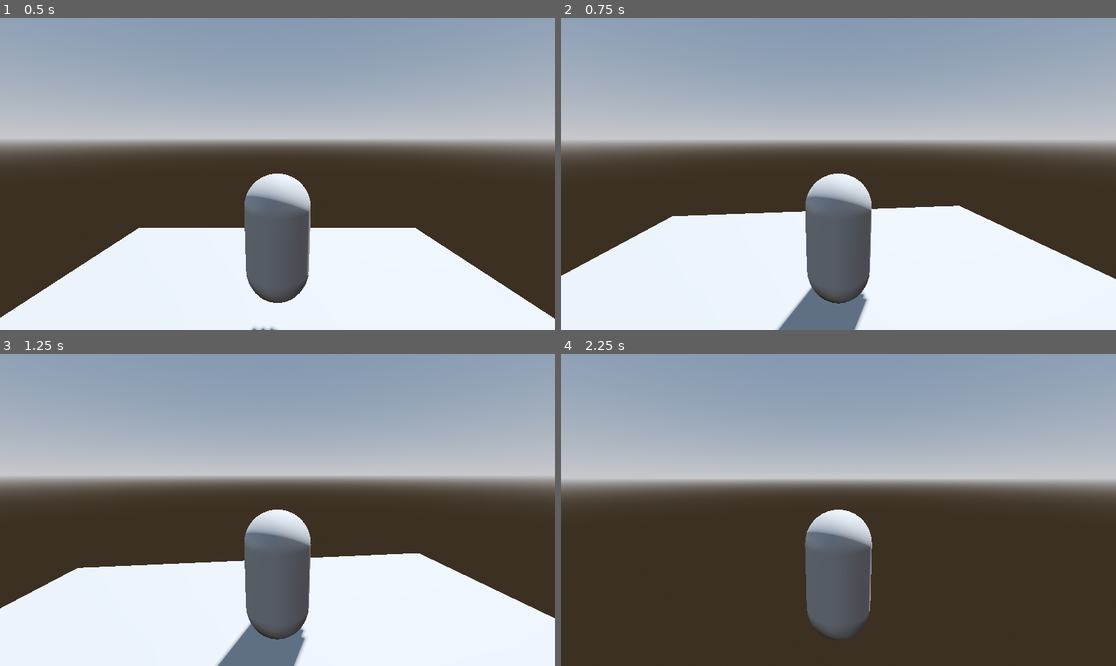
Above: before the commit, frames 1-4 (two rows, left to right).
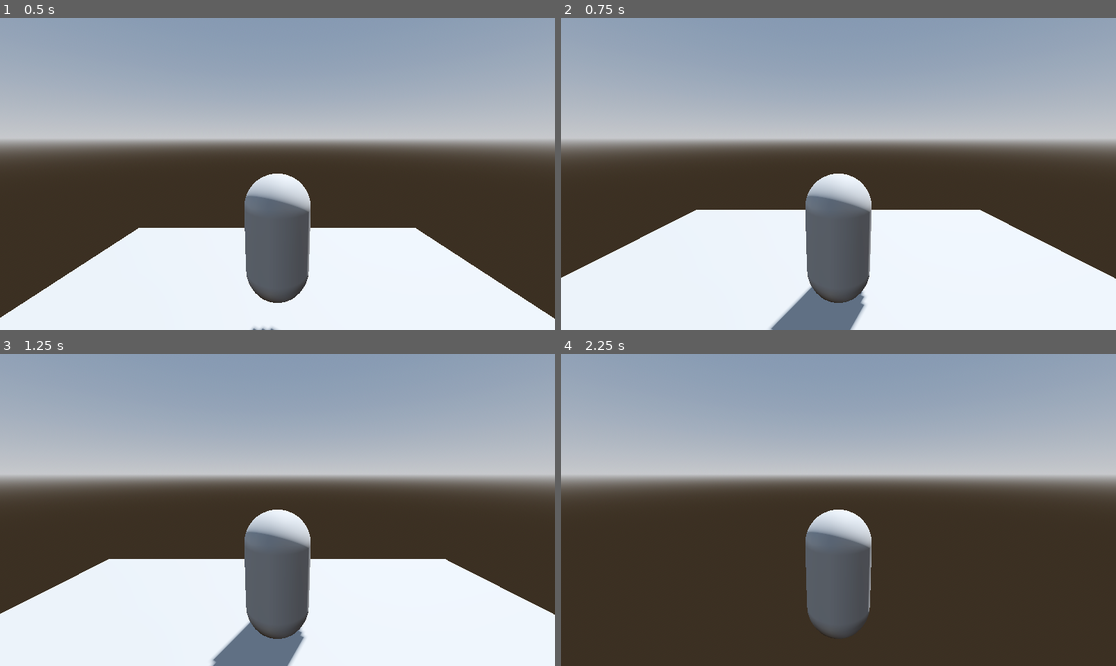
Above: after the commit, the same moments.

Repository: UncleJohnKun/who-am-i-
Game: Godot game, scene res://main.tscn
Same seed, same stepped clock (60 frames per second), same inputs: the game is played once before the commit and once after it.
Inputs (mouse positions are in pixels of both pictures, inside the frame that each line leads up to):
- Up to frame 1 (0.5 s): no input
- Up to frame 2 (0.75 s): move the mouse to (866, 174) at 0.52 s; hold W (move_forward) from 0.53 s (still down)
- Up to frame 3 (1.25 s): keep holding W (move_forward)
- Up to frame 4 (2.25 s): keep holding W (move_forward); move the mouse to (810, 510) at 1.27 s; move the mouse to (849, 503) at 2.02 s

Frame 1 is identical in both runs. In frame 2, 1.3% of the frame differs, in the area x 0-100%, y 52-100%; in frame 3, 1.7%; in frame 4, 3.7%, in the area x 0-100%, y 38-92%.

Commit message:
change camera movement

Diff:
--- a/player.gd
+++ b/player.gd
@@ -6,12 +6,9 @@
 @onready var twist_pivot := $TwistPivot
 @onready var pitch_pivot := $TwistPivot/PitchPivot
 
-# Called when the node enters the scene tree for the first time.
 func _ready() -> void:
-	Input.set_mouse_mode(Input.MOUSE_MODE_CAPTURED)
+	Input.set_mouse_mode(Input.MOUSE_MODE_VISIBLE)
 
-
-# Called every frame. 'delta' is the elapsed time since the previous frame.
 func _process(delta: float) -> void:
 	var input := Vector3.ZERO
 	input.x = Input.get_axis("move_left", "move_right")
@@ -21,18 +18,24 @@
 	if Input.is_action_just_pressed("ui_cancel"):
 		Input.set_mouse_mode(Input.MOUSE_MODE_VISIBLE)
 
-	twist_pivot.rotate_y(twist_input)
-	pitch_pivot.rotate_x(pitch_input)
-	pitch_pivot.rotation.x = clamp(
-		$TwistPivot/PitchPivot.rotation.x,
-		deg_to_rad(-30),
-		deg_to_rad(30)
-	)
+	if twist_input != 0.0 or pitch_input != 0.0:
+		twist_pivot.rotate_y(twist_input)
+		pitch_pivot.rotate_x(pitch_input)
+		pitch_pivot.rotation.x = clamp(
+			$TwistPivot/PitchPivot.rotation.x,
+			deg_to_rad(-30),
+			deg_to_rad(30)
+		)
+	# Reset inputs
 	twist_input = 0.0
 	pitch_input = 0.0
 
 func _unhandled_input(event: InputEvent) -> void:
-	if event is InputEventMouseMotion:
-		if Input.get_mouse_mode() == Input.MOUSE_MODE_CAPTURED:
-			twist_input = - event.relative.x * mouse_sensitivity
-			pitch_input = - event.relative.y * mouse_sensitivity
+	if Input.is_mouse_button_pressed(MOUSE_BUTTON_RIGHT):
+		Input.set_mouse_mode(Input.MOUSE_MODE_CAPTURED)
+		if event is InputEventMouseMotion:
+			if Input.get_mouse_mode() == Input.MOUSE_MODE_CAPTURED:
+				twist_input = -event.relative.x * mouse_sensitivity
+				pitch_input = -event.relative.y * mouse_sensitivity
+	else:
+		Input.set_mouse_mode(Input.MOUSE_MODE_VISIBLE)
